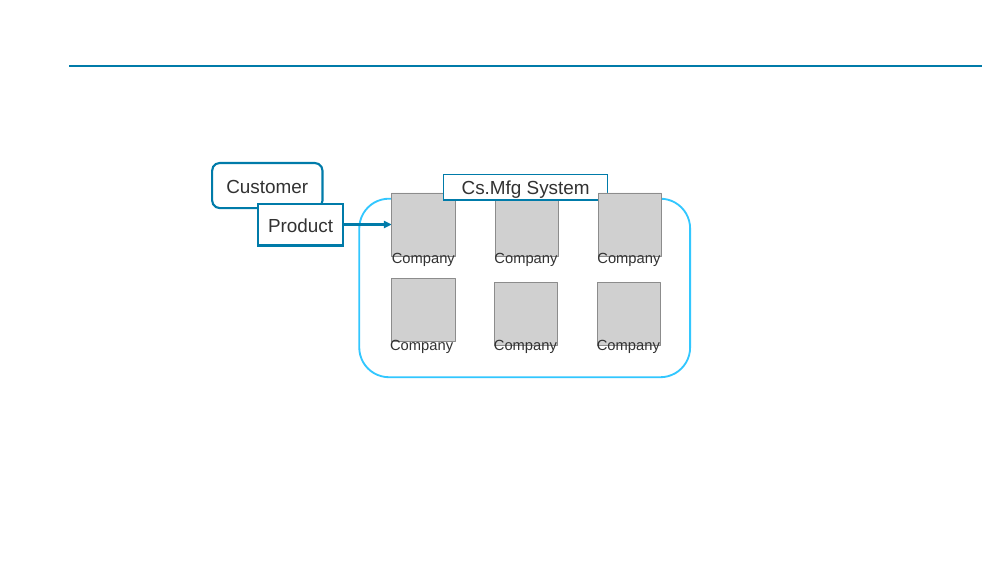
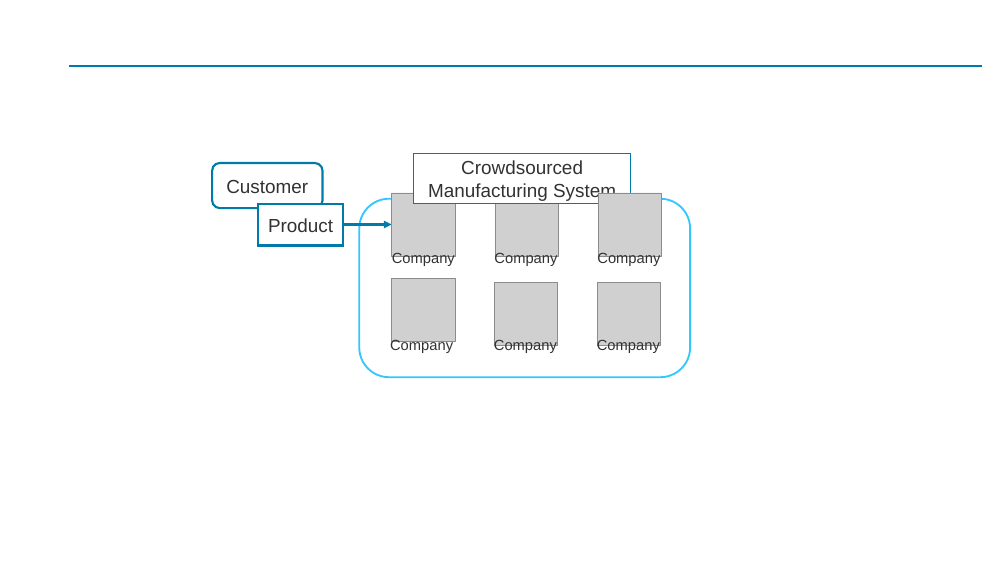
Before and after one commit to Yoshiaki-Harada/Resarch, a slide deck: slide 2 of Paper/SCI2019/Fig.pptx. Drawn at 1008x567 pixels with LibreOffice and Linux fonts; fonts in the diff are those of the drawing; grey boxes stand for pictures. Boxes give left, top, right and bottom in pixels: in the first picture for what was removed or moved away, otherwise in the second. Text is boxed around its words. In the diff, an @@ line names an element or a change of style, - is before the commit and + after.

```diff
--- a/Paper/SCI2019/Fig.pptx
+++ b/Paper/SCI2019/Fig.pptx
@@ rectangle "Crowdsourced Manufacturing System": place and size @@
-rectangle "Crowdsourced Manufacturing System" at box(444, 175, 608, 200)
+rectangle "Crowdsourced Manufacturing System" at box(414, 154, 631, 203)
@@ text in rectangle at box(428, 160, 616, 201): text changed @@
-Cs.Mfg System
+Crowdsourced Manufacturing System
```
Also in this commit, not shown: 1 slide added, 1 slide removed, 11 other files.
